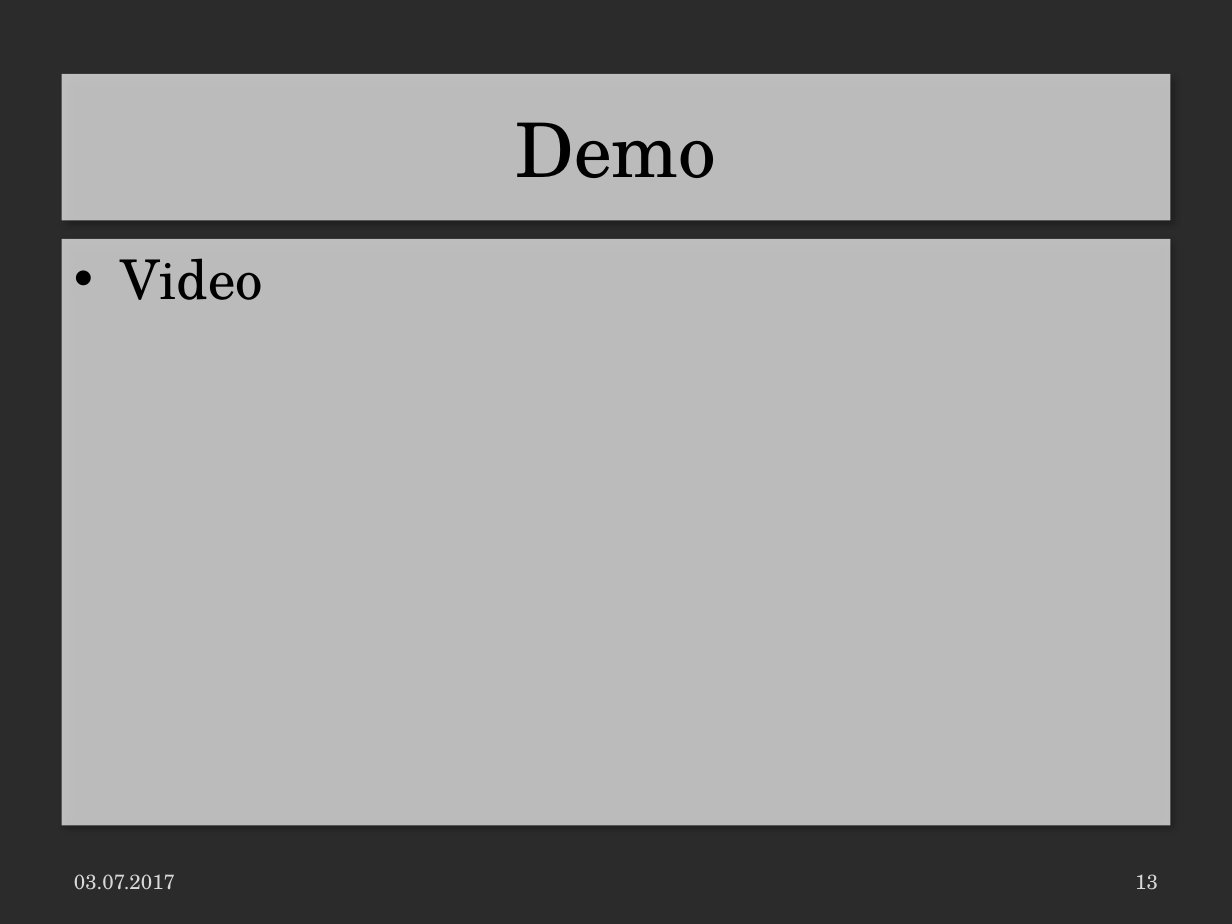
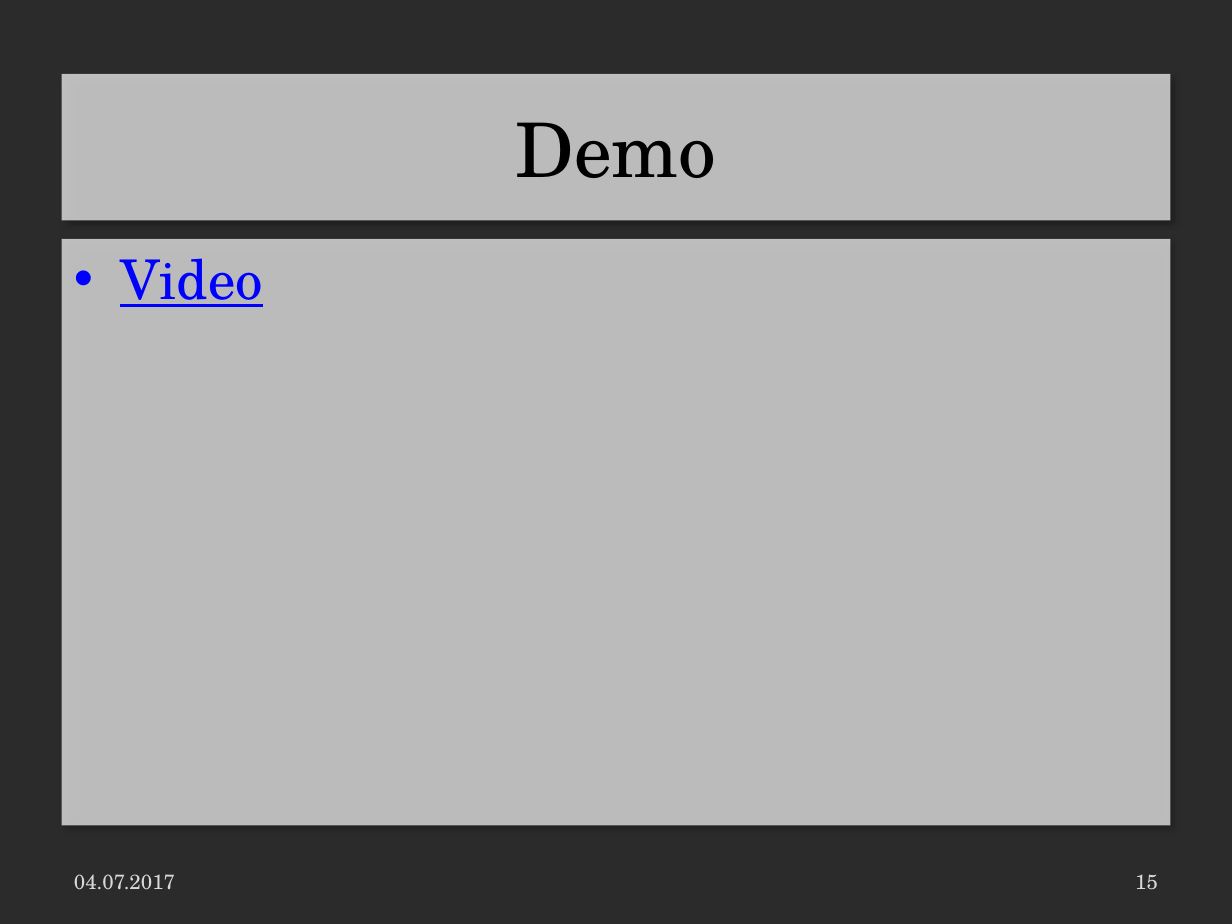
Before and after one commit to LaurenzGebauer/ElementTD, a slide deck: slide 15 of svn/JG16S17P06/trunk/Documentation/ProjectDocumentation/Presentation.pptx (slide 13 before the commit). Drawn at 1232x924 pixels with LibreOffice and Linux fonts; fonts in the diff are those of the drawing; background and template pictures are left out; a plain dark background stands for a picture behind light text. Boxes give left, top, right and bottom in pixels: in the first picture for what was removed or moved away, otherwise in the second. Text is boxed around its words. In the diff, an @@ line names an element or a change of style, - is before the commit and + after.

```diff
--- a/svn/JG16S17P06/trunk/Documentation/ProjectDocumentation/Presentation.pptx
+++ b/svn/JG16S17P06/trunk/Documentation/ProjectDocumentation/Presentation.pptx
@@ text "Video" at <box>62,239,1170,825</box>: text colour #000000 to #0000FF, underline on @@
@@ text at <box>74,874,175,890</box>: text changed @@
-03.07.2017
+04.07.2017
@@ page number at <box>1135,874,1158,890</box>: text changed @@
-13
+15
```
Also in this commit, not shown: 12 other slides changed, 4 slides added, 4 other files.
